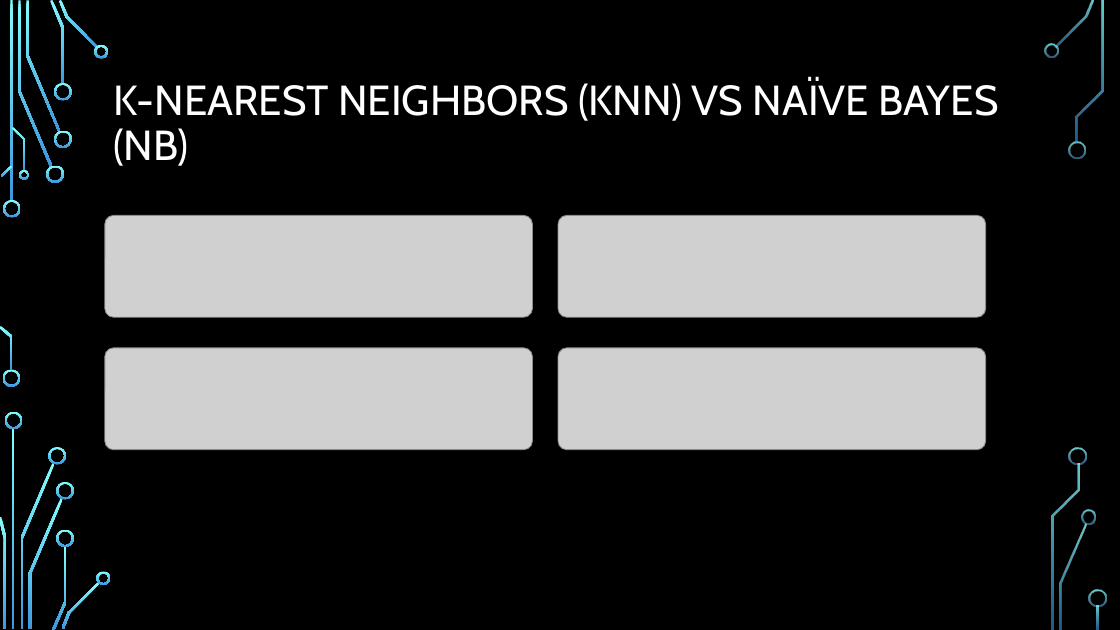
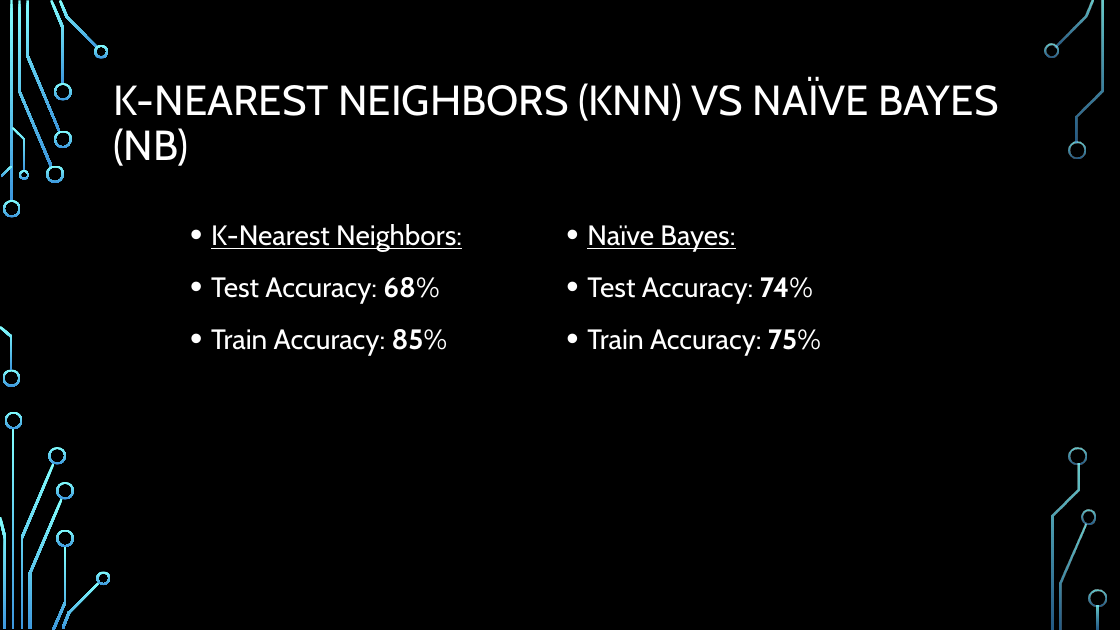
Before and after one commit to AbdulazizBardi/FlightRecommendation, a slide deck: slide 9 of Recommender Players Slides.pptx. Drawn at 1120x630 pixels with LibreOffice and Linux fonts; fonts in the diff are those of the drawing; grey boxes stand for pictures; background and template pictures are left out. Boxes give left, top, right and bottom in pixels: in the first picture for what was removed or moved away, otherwise in the second. Text is boxed around its words. In the diff, an @@ line names an element or a change of style, - is before the commit and + after.

```diff
--- a/Recommender Players Slides.pptx
+++ b/Recommender Players Slides.pptx
@@ picture removed at bbox=[105, 215, 533, 317] @@
@@ text added at bbox=[211, 224, 462, 355], 24 pt, text #FFFFFF @@
+• K-Nearest Neighbors:
+• Test Accuracy: 68%
+• Train Accuracy: 85%
@@ picture removed at bbox=[558, 215, 986, 317] @@
@@ text added at bbox=[587, 225, 821, 355], 24 pt, text #FFFFFF @@
+• Naïve Bayes:
+• Test Accuracy: 74%
+• Train Accuracy: 75%
@@ picture removed at bbox=[105, 348, 533, 450] @@
@@ picture removed at bbox=[558, 348, 986, 450] @@
```
Also in this commit, not shown: 2 other slides changed.
